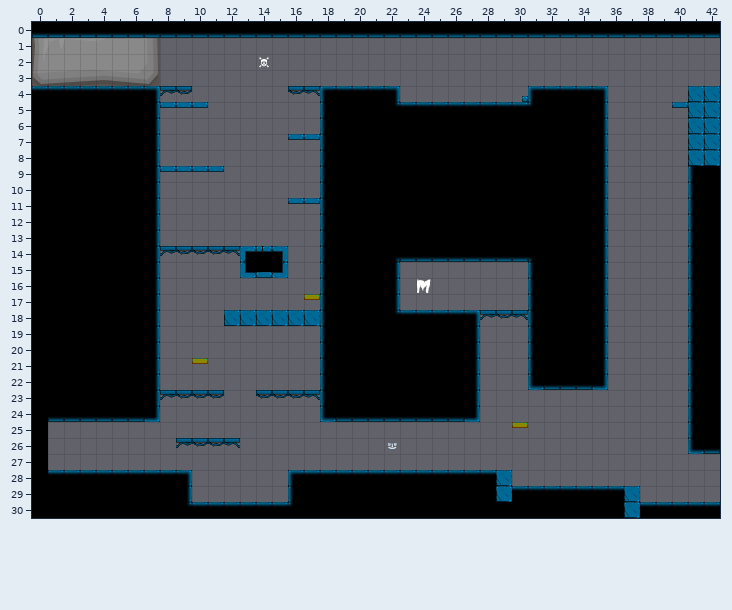
Tiled map: Maps/tmx/quatres/3.tmx. The picture above is the old version.
Cells are 64x64 px. Shown: x 0..42, y 0..30.
After:
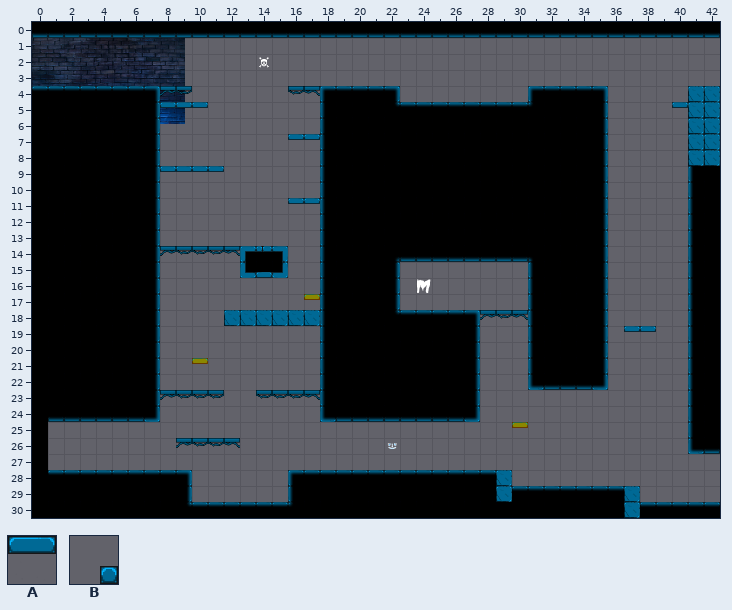
Key: from "Base": A 0, B 35.
_ is an empty cell.
Difference:
layer "Calque d'Images 1" picture "stone_bricks.png" -> "wallpaper.jpg"
Layer "Blocks":
Tile A is added in row 19 at x 37 to 38.
The edit erases tile B in row 4 at x 30.
